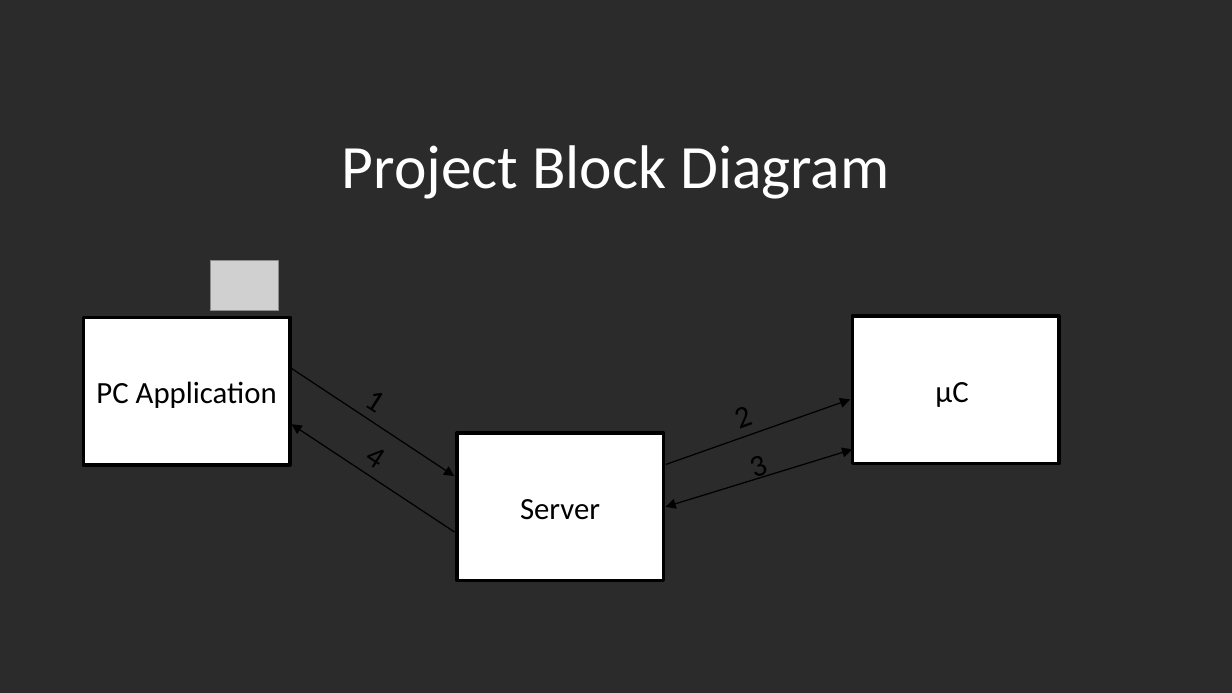
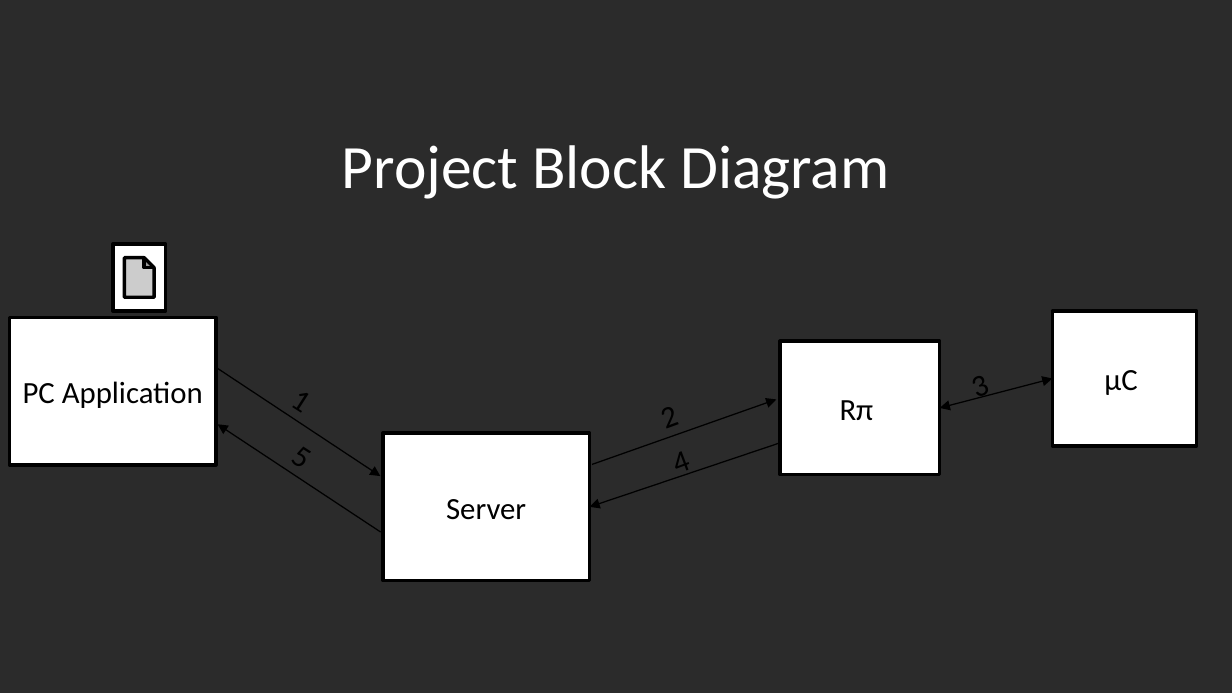
Before and after one commit to Marcelle-Samir/Firmware_Over_The_Air, a slide deck: slide 5 of Project proposal.pptx. Drawn at 1232x693 pixels with LibreOffice and Linux fonts; fonts in the diff are those of the drawing; grey boxes stand for pictures; background and template pictures are left out; a plain dark background stands for a picture behind light text. Boxes give left, top, right and bottom in pixels: in the first picture for what was removed or moved away, otherwise in the second. Text is boxed around its words. In the diff, an @@ line names an element or a change of style, - is before the commit and + after.

Commit message:
Project proposal V1.1

```diff
--- a/Project proposal.pptx
+++ b/Project proposal.pptx
@@ action button document added at [113, 244, 166, 310], fill #FFFFFF, outline #000000 2 pt @@
@@ picture removed at [211, 261, 278, 312] @@
@@ text "3": place and size @@
-text "3" at [755, 456, 770, 480]
+text "3" at [976, 376, 991, 399]
@@ rectangle "µC": place and size @@
-rectangle "µC" at [853, 315, 1060, 463]
+rectangle "µC" at [1052, 310, 1196, 446]
@@ rectangle added at [780, 341, 940, 474], fill #FFFFFF, outline #000000 2 pt, 18 pt, text #000000 @@
+Rπ
@@ double arrow added from (1052, 378) to (940, 408), #000000 0.75 pt @@
@@ text "4": place and size @@
-text "4" at [363, 453, 376, 467]
+text "4" at [677, 452, 692, 478]
@@ text "4" at [677, 452, 692, 478]: rotation 32 to 339 degrees @@
@@ 3 arrows, 2 rectangles, 2 texts: place and size @@
-3 arrows, 2 rectangles, 2 texts at [84, 318, 850, 582]
+3 arrows, 2 rectangles, 2 texts at [10, 318, 776, 582]
@@ text added at [289, 449, 302, 466], 18 pt, text #000000 @@
+5
@@ double arrow moved from (853, 450) - (665, 506) to (779, 444) - (590, 506) @@
@@ double arrow (779, 444) - (590, 506): double arrow to arrow @@
```
Also in this commit, not shown: 16 other slides changed, 1 slide added, 3 slides removed.
